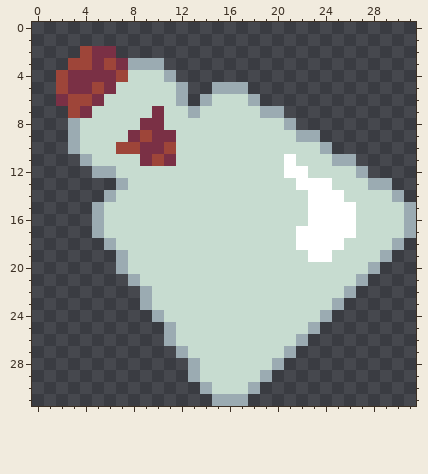
Pixel-art sprite: assets/sprites/potions/base_square.png. This is how it looked before the edit.
The file is 32x32 pixels.
New version:
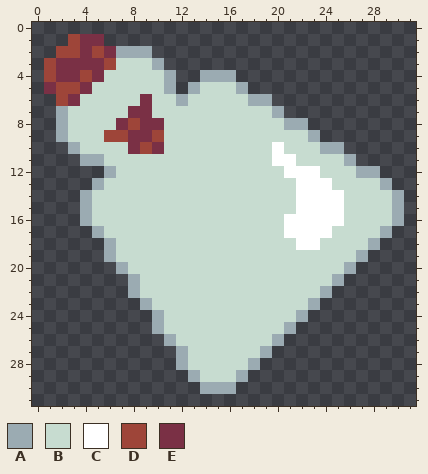
Palette (. is transparent): A #9babb2  B #c7dcd0  C #ffffff  D #9e4539  E #7a3045
Changes in this commit:
The author put colour A in row 2 at x 7 to 9; in row 4 at x 14 to 16; in row 5 at x 13; in row 6 at x 19; in row 7 at x 2; in row 8 at x 2 and 22.
The author put colour A in row 9 at x 2; in row 10 at x 25; in row 12 at x 28; in row 13 at x 5; in rows 14 to 16 at x 4; in row 19 at x 6.
The author put colour A in row 22 at x 8; in row 25 at x 10; in row 28 at x 12.
Colour B becomes colour A in row 5 at x 11; in row 11 at x 5; in rows 15 to 16 at x 30; in row 17 at x 29; in row 18 at x 28; in row 19 at x 27.
Colour B becomes colour A in row 20 at x 26; in row 21 at x 25; in row 22 at x 24; in row 23 at x 23; in row 24 at x 22; in row 25 at x 21.
Colour B becomes colour A in row 26 at x 20; in row 27 at x 19; in row 28 at x 18; in row 29 at x 17; in row 30 at x 15 to 16.
The author put colour B in row 5 at x 14; in row 6 at x 13; in row 13 at x 6; in row 14 at x 5.
Colour A becomes colour B in row 3 at x 8 to 9; in row 5 at x 15 to 16; in row 6 at x 14; in row 7 at x 13 and 19; in row 8 at x 3; in row 9 at x 3 and 22.
Colour A becomes colour B in row 11 at x 25; in row 13 at x 7 and 28; in row 14 at x 6; in rows 15 to 16 at x 5; in row 19 at x 7; in row 22 at x 9.
Colour A becomes colour B in row 25 at x 11; in row 28 at x 13.
Colour C becomes colour B in rows 15 to 16 at x 26; in row 17 at x 25 to 26; in row 18 at x 24 to 25; in row 19 at x 23 to 24.
Colour D becomes colour B in row 4 at x 7; in row 5 at x 5; in row 6 at x 4; in row 7 at x 3; in row 10 at x 7 and 11; in row 11 at x 10.
Colour E becomes colour B in row 3 at x 7; in rows 4 to 5 at x 6; in row 6 at x 5; in row 7 at x 4 and 10; in row 9 at x 11; in row 11 at x 9 and 11.
Colour B becomes colour C in rows 10 to 11 at x 20; in row 12 at x 23; in rows 14 to 15 at x 22; in row 16 at x 21 to 22; in row 17 at x 21.
The author put colour D in row 1 at x 3; in row 2 at x 2 to 3; in rows 3 to 4 at x 1.
Colour B becomes colour D in row 8 at x 8; in row 9 at x 6 to 7.
Colour E becomes colour D in row 2 at x 5; in row 4 at x 4; in row 5 at x 3; in row 6 at x 2; in row 9 at x 10; in row 10 at x 9.
The author put colour E in row 1 at x 4 to 5; in row 3 at x 2; in row 5 at x 1.
Colour B becomes colour E in row 6 at x 9; in row 7 at x 8 to 9; in row 8 at x 7.
Colour D becomes colour E in row 2 at x 4; in row 3 at x 3 to 4; in row 4 at x 2; in row 6 at x 3; in row 9 at x 9; in row 10 at x 8.
The edit erases colour A in row 5 at x 12; in row 12 at x 5; in rows 15 to 17 at x 31; in row 18 at x 30; in row 19 at x 29; in row 20 at x 28.
The edit erases colour A in row 21 at x 27; in row 22 at x 26; in row 23 at x 25; in row 24 at x 24; in row 25 at x 23; in row 26 at x 22.
The edit erases colour A in row 27 at x 21; in row 28 at x 20; in row 29 at x 19; in row 30 at x 18; in row 31 at x 15 to 17.
The edit erases colour B in row 17 at x 30; in row 18 at x 29; in row 19 at x 28; in row 20 at x 27; in row 21 at x 26; in row 22 at x 25.
The edit erases colour B in row 23 at x 24; in row 24 at x 23; in row 25 at x 22; in row 26 at x 21; in row 27 at x 20; in row 28 at x 19.
The edit erases colour B in row 29 at x 18; in row 30 at x 17.
Boxes around the changes in both pictures, in picture pixels (x1, y1, x2, y2):
changed: (44, 34, 416, 406)
